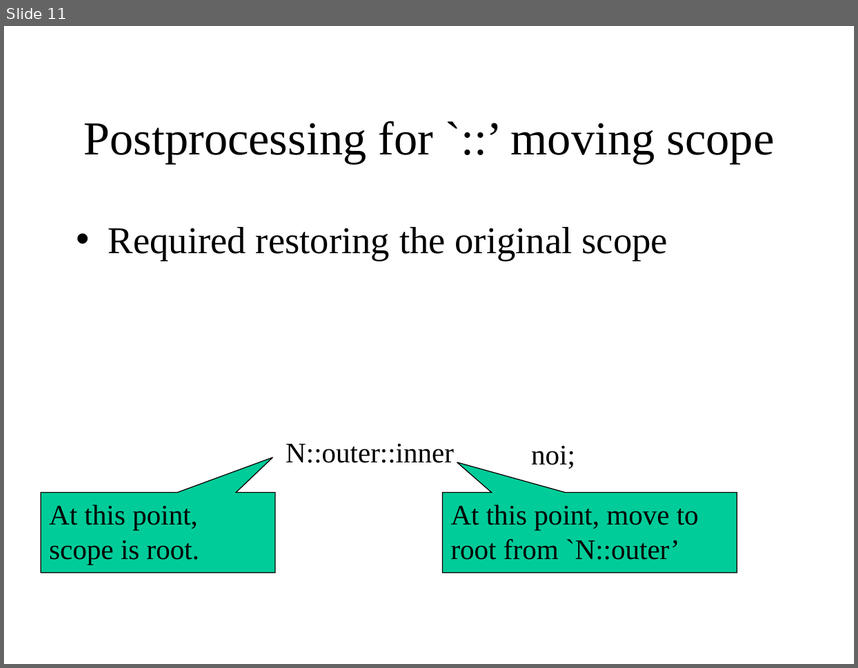
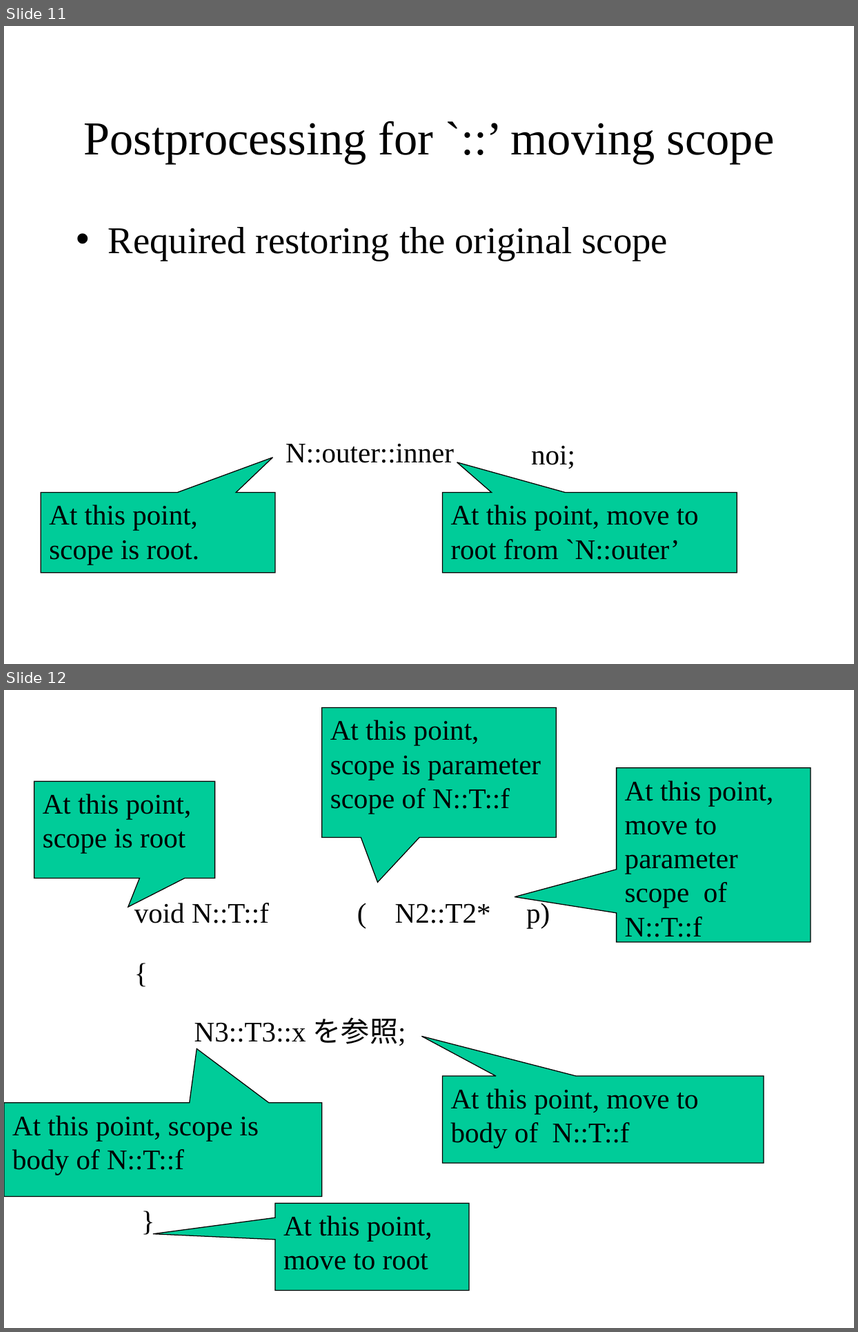
Before and after one commit to KeiHasegawa/cxx_doc, a slide deck: 04_nested_name_e.ppt. Shown one above the other, each under a label of ours: slide 11 before the commit, slides 11 and 12 after it. The pictures are 858x668 and 858x1332 pixels, drawn with LibreOffice and Linux fonts; fonts in the diff are those of the drawing. Boxes give left, top, right and bottom in pixels: in the first picture for what was removed or moved away, otherwise in the second. Text is boxed around its words. In the diff, an @@ line names an element or a change of style, - is before the commit and + after.

```diff
--- a/04_nested_name_e.ppt
+++ b/04_nested_name_e.ppt
@@ slide 12 added at [4, 690, 854, 1328], background #FFFFFF @@
@@ speech box added at [322, 708, 557, 838], fill #00CC99, outline #000000 0.74 pt, 24 pt, text #000000 @@
+At this point, scope is parameter scope of N::T::f
@@ speech box added at [616, 767, 810, 942], fill #00CC99, outline #000000 0.74 pt, 24 pt, text #000000 @@
+At this point, move to parameter scope of N::T::f
@@ speech box added at [34, 781, 215, 878], fill #00CC99, outline #000000 0.74 pt, 24 pt, text #000000 @@
+At this point, scope is root
@@ text added at [134, 900, 269, 923], 24 pt, text #000000 @@
+void N::T::f
@@ text added at [395, 900, 550, 928], 24 pt, text #000000 @@
+( N2::T2* p)
@@ text added at [126, 950, 157, 993], 24 pt, text #000000 @@
+{
@@ text added at [194, 1017, 406, 1045], 24 pt, text #000000 @@
+N3::T3::x を参照;
@@ speech box added at [443, 1076, 764, 1163], fill #00CC99, outline #000000 0.74 pt, 24 pt, text #000000 @@
+At this point, move to body of N::T::f
@@ speech box added at [4, 1103, 322, 1196], fill #00CC99, outline #000000 0.74 pt, 24 pt, text #000000 @@
+At this point, scope is body of N::T::f
@@ text added at [133, 1199, 164, 1241], 24 pt, text #000000 @@
+}
@@ speech box added at [275, 1203, 469, 1290], fill #00CC99, outline #000000 0.74 pt, 24 pt, text #000000 @@
+At this point, move to root
```
Also in this commit, not shown: 1 slide changed, 1 other file.
